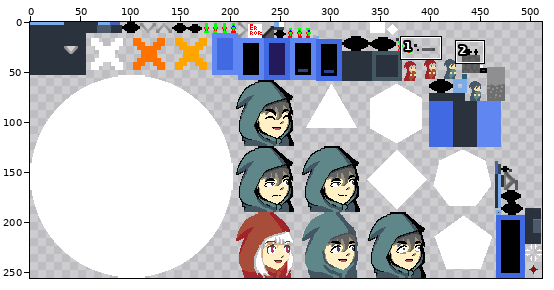
File history of a sprite sheet, core/assets/sprites/sprites.png. Above, an overview of the earlier version with the close-up marked.
Close-up. Before the edit:
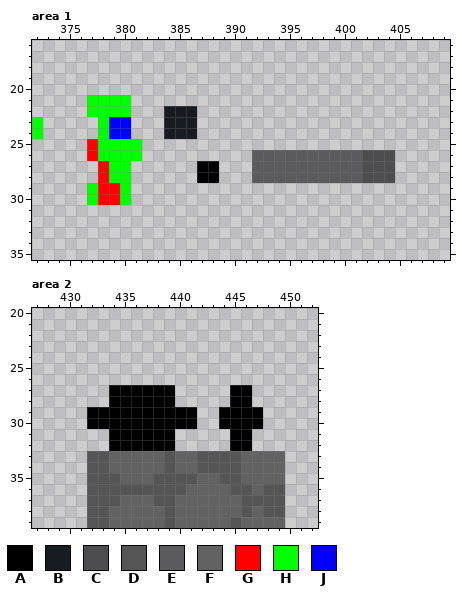
The file is 512x256 pixels. Pixels under 10% opacity are left out. Colours within 5 levels of each other are drawn and written as one. Shown: area 1: x 372..409, y 16..35; area 2: x 427..452, y 20..39. The commit also changed other parts of the picture, which this record leaves out.
Palette (. is transparent): A #000000  B #171c23  C #4d4d50  D #555555  E #5a5a5f  F #626263  G #ff0000  H #00ff00  J #0000ff
Pixels before, area 1, first column x 372:
21 .....HHHH........................
22 .....HHHH...BBB..................
23 H.....HJJ...BBB..................
24 H.....HJJ...BBB..................
25 .....GHHHH.......................
26 .....GHHHH..........EEEEEEEEEECCC
27 ......GHH......AA...EEEEEEEEEECCC
28 ......GHH......AA...EEEEEEEEEECCC
29 .....HGGH........................
30 .....HGGH........................
Pixels before, area 2, first column x 432:
27 ..AAAAAA.....AA...
28 ..AAAAAA.....AA...
29 AAAAAAAAAA..AAAA..
30 AAAAAAAAAA..AAAA..
31 ..AAAAAA.....AA...
32 ..AAAAAA.....AA...
33 DDFFFFFDFFDDDDFFFF
34 DDFFFFFDFFDDDDFFFF
35 DDDFFFDDDDFFDDFFFF
36 DDDDDDDDDFFFFDDFDD
37 DDDFFFDDFFFFFFDDDD
38 DDFFFFFDFFFFFFDFDD
39 DDFFFFFDFFFFFDFFFF
After:
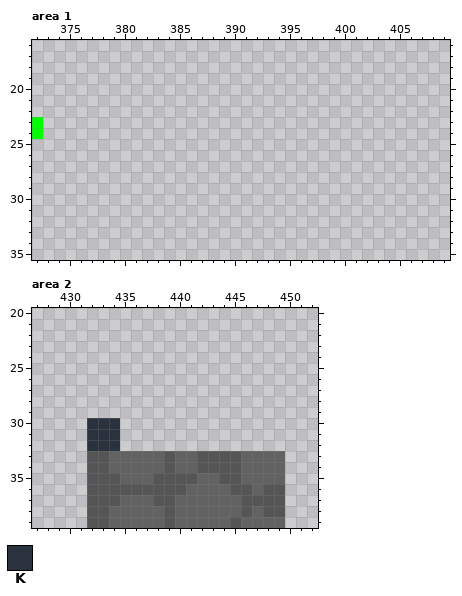
Colours new in this view: K #29323d
Change:
{"where": "area 1"}
{"y":21,"x":377,"old":"HHHH","new":"...."}
{"y":22,"x":377,"old":"HHHH","new":"...."}
{"y":22,"x":384,"old":"BBB","new":"..."}
{"y":23,"x":378,"old":"HJJ","new":"..."}
{"y":23,"x":384,"old":"BBB","new":"..."}
{"y":24,"x":378,"old":"HJJ","new":"..."}
{"y":24,"x":384,"old":"BBB","new":"..."}
{"y":25,"x":377,"old":"GHHHH","new":"....."}
{"y":26,"x":377,"old":"GHHHH","new":"....."}
{"y":26,"x":392,"old":"EEEEEEEEEECCC","new":"............."}
{"y":27,"x":378,"old":"GHH","new":"..."}
{"y":27,"x":387,"old":"AA","new":".."}
{"y":27,"x":392,"old":"EEEEEEEEEECCC","new":"............."}
{"y":28,"x":378,"old":"GHH","new":"..."}
{"y":28,"x":387,"old":"AA","new":".."}
{"y":28,"x":392,"old":"EEEEEEEEEECCC","new":"............."}
{"y":29,"x":377,"old":"HGGH","new":"...."}
{"y":30,"x":377,"old":"HGGH","new":"...."}
{"where": "area 2"}
{"y":27,"x":434,"old":"AAAAAA","new":"......"}
{"y":27,"x":445,"old":"AA","new":".."}
{"y":28,"x":434,"old":"AAAAAA","new":"......"}
{"y":28,"x":445,"old":"AA","new":".."}
{"y":29,"x":432,"old":"AAAAAAAAAA","new":".........."}
{"y":29,"x":444,"old":"AAAA","new":"...."}
{"y":30,"x":432,"old":"AAAAAAAAAA","new":"KKK......."}
{"y":30,"x":444,"old":"AAAA","new":"...."}
{"y":31,"x":432,"old":"..AAAAAA","new":"KKK....."}
{"y":31,"x":445,"old":"AA","new":".."}
{"y":32,"x":432,"old":"..AAAAAA","new":"KKK....."}
{"y":32,"x":445,"old":"AA","new":".."}
